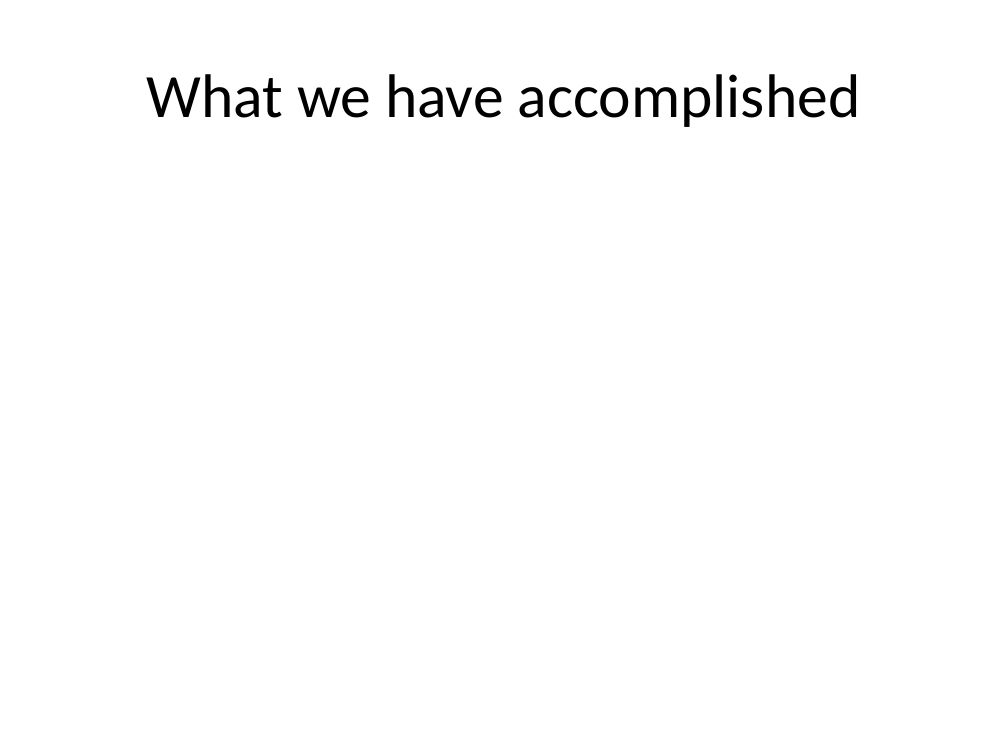
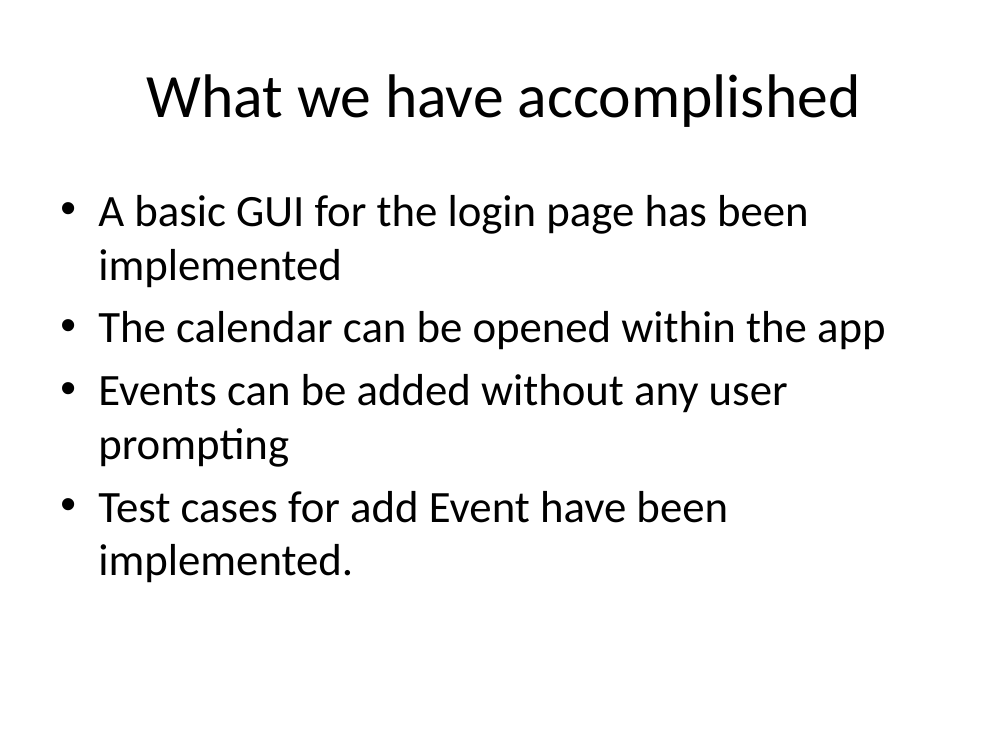
Before and after one commit to scurrymd/Software-Engineering, a slide deck: slide 7 of docs/UC Schedule App.pptx. Drawn at 1008x756 pixels with LibreOffice and Linux fonts; fonts in the diff are those of the drawing. Boxes give left, top, right and bottom in pixels: in the first picture for what was removed or moved away, otherwise in the second. Text is boxed around its words. In the diff, an @@ line names an element or a change of style, - is before the commit and + after.

```diff
--- a/docs/UC Schedule App.pptx
+++ b/docs/UC Schedule App.pptx
@@ text added at (98, 195, 886, 583), 32 pt, text #000000 @@
+• A basic GUI for the login page has been implemented
+• The calendar can be opened within the app
+• Events can be added without any user prompting
+• Test cases for add Event have been implemented.
```
Also in this commit, not shown: 18 other slides changed, 1 slide added, 1 slide removed.
